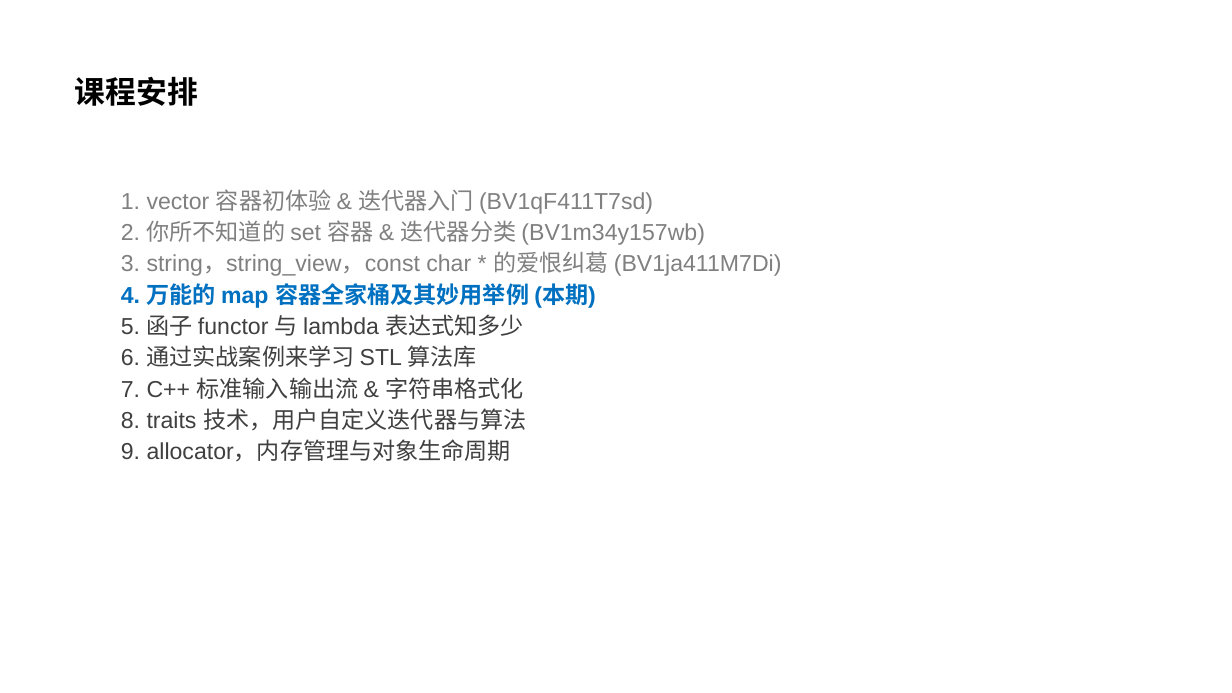
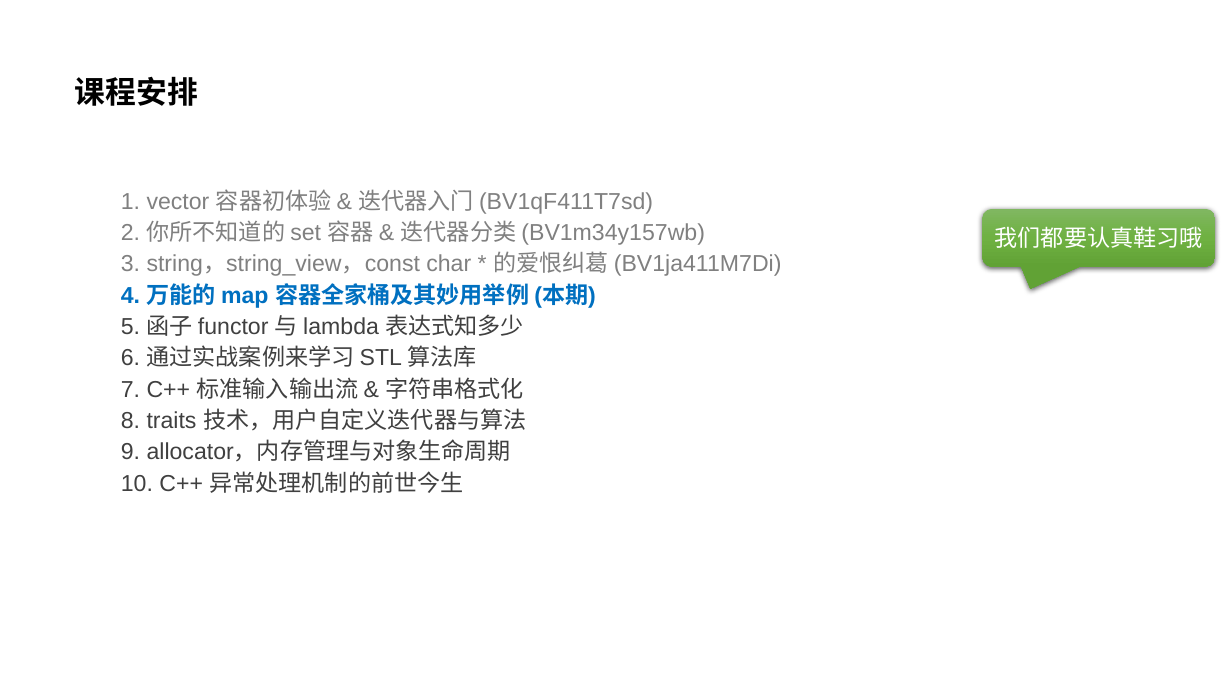
Before and after one commit to parallel101/course, a slide deck: slide 4 of 17/slides.pptx (slide 2 before the commit). Drawn at 1232x693 pixels with LibreOffice and Linux fonts; fonts in the diff are those of the drawing; background and template pictures are left out. Boxes give left, top, right and bottom in pixels: in the first picture for what was removed or moved away, otherwise in the second. Text is boxed around its words. In the diff, an @@ line names an element or a change of style, - is before the commit and + after.

```diff
--- a/17/slides.pptx
+++ b/17/slides.pptx
@@ rounded speech box added at (982, 209, 1215, 267), fill gradient #81B861 to #6FB242 to #62A336, 18 pt, text #FFFFFF @@
+我们都要认真鞋习哦
@@ text at (121, 471, 463, 493): paragraph added @@
+  10. C++ 异常处理机制的前世今生
```
Also in this commit, not shown: 8 other slides changed, 46 slides added, 1 slide removed, 6 other files.
